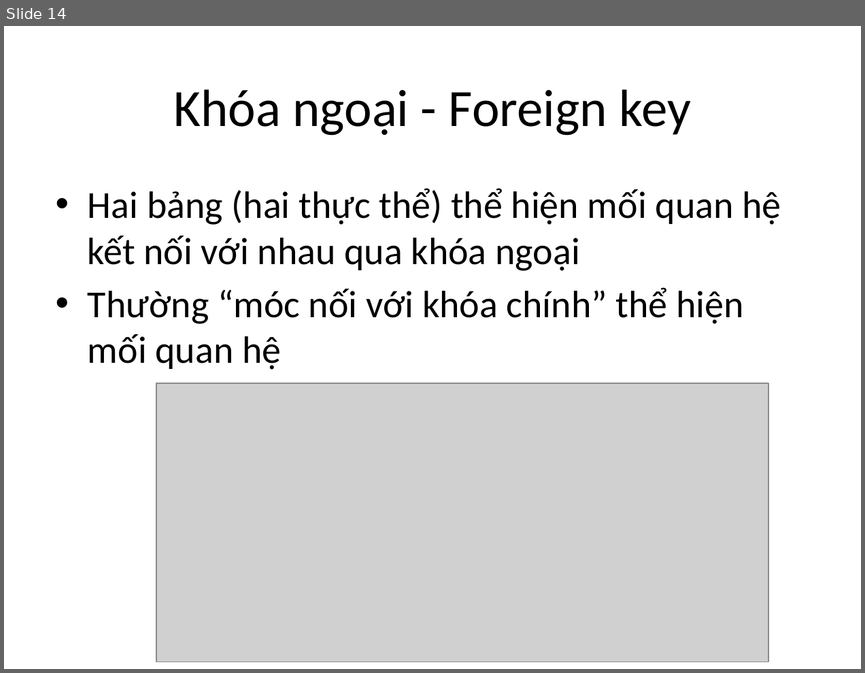
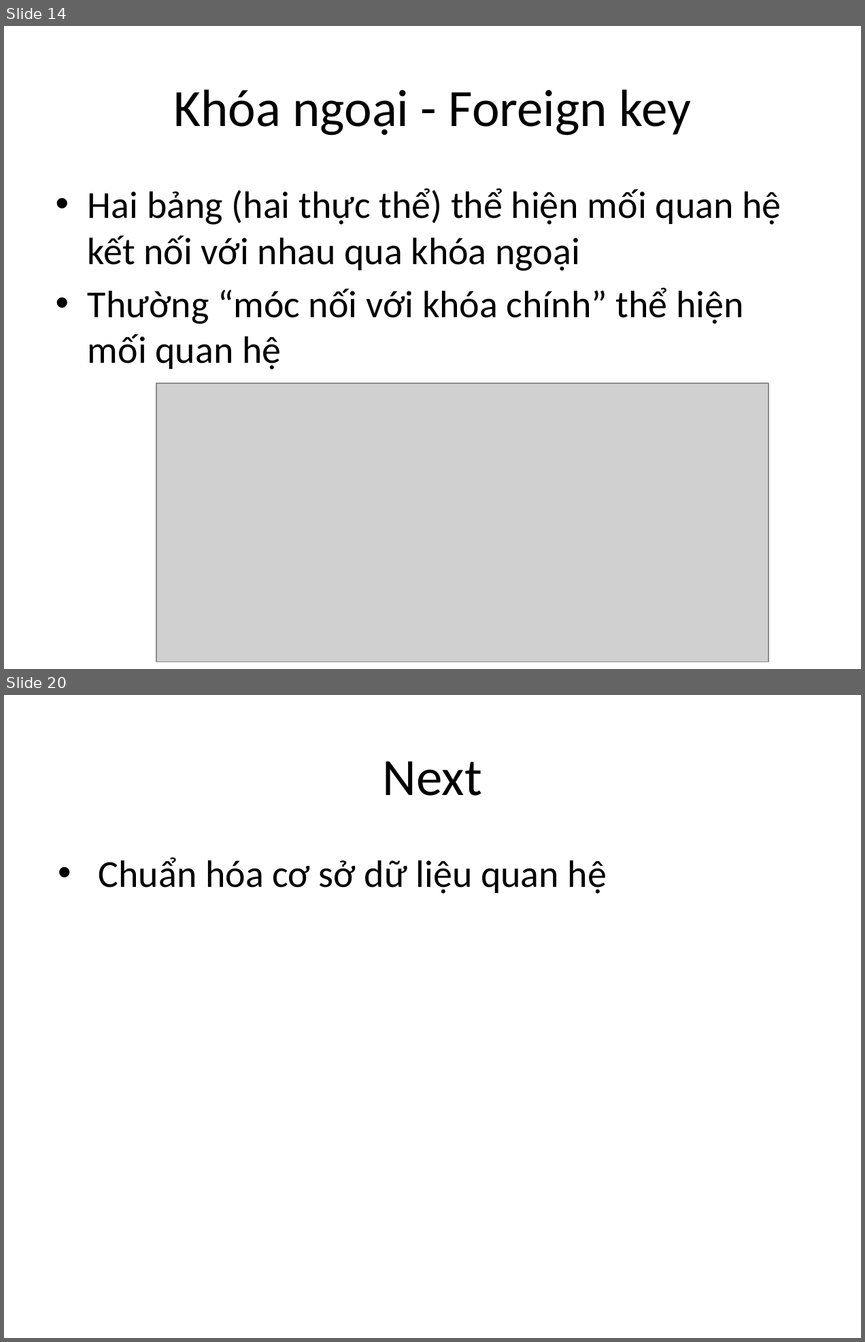
Before and after one commit to phithanh97cs/T3H, a slide deck: Database/RDBMS/2. Thiết kế CSDL.pptx. Shown one above the other, each under a label of ours: slide 14 before the commit, slides 14 and 20 after it; the slides between them are not shown. The pictures are 865x673 and 865x1342 pixels, drawn with LibreOffice and Linux fonts; fonts in the diff are those of the drawing; grey boxes stand for pictures. Boxes give left, top, right and bottom in pixels: in the first picture for what was removed or moved away, otherwise in the second. Text is boxed around its words. In the diff, an @@ line names an element or a change of style, - is before the commit and + after.

```diff
--- a/Database/RDBMS/2. Thiết kế CSDL.pptx
+++ b/Database/RDBMS/2. Thiết kế CSDL.pptx
@@ slide 20 added at [4, 695, 861, 1338], background #FFFFFF @@
@@ title added at [383, 761, 482, 796], 44 pt, text #000000 @@
+Next
@@ text added at [99, 857, 606, 894], 32 pt, text #000000 @@
+• Chuẩn hóa cơ sở dữ liệu quan hệ
```
Also in this commit, not shown: 6 other slides added.
